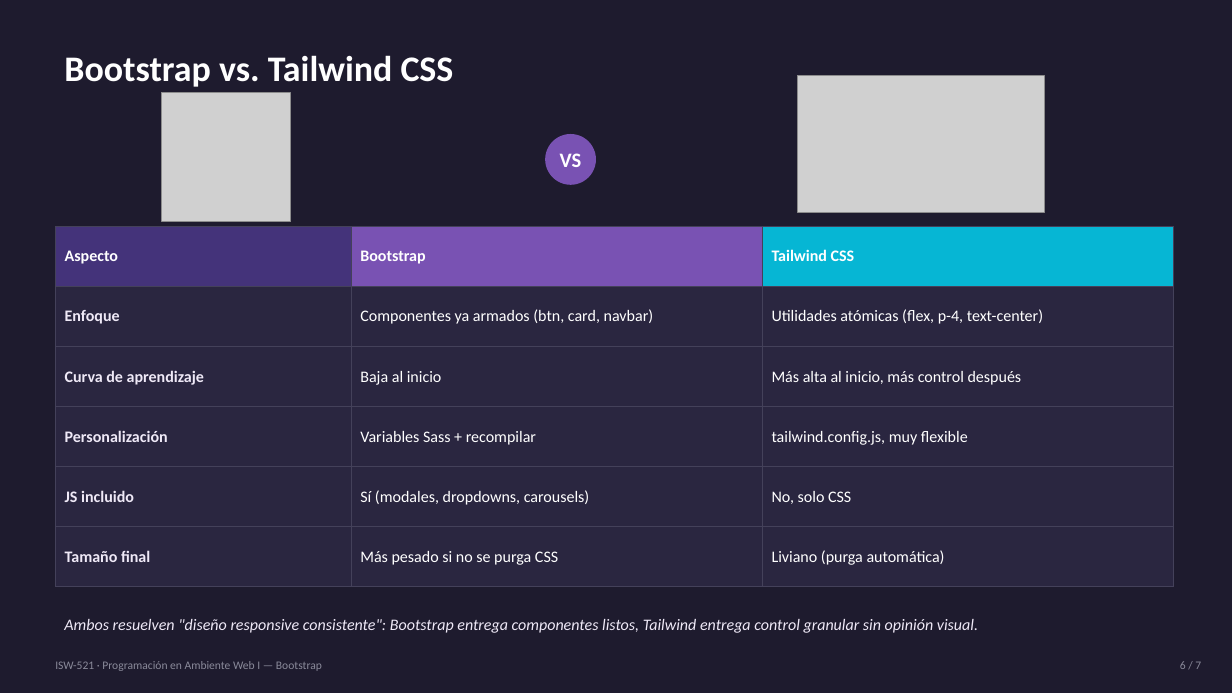
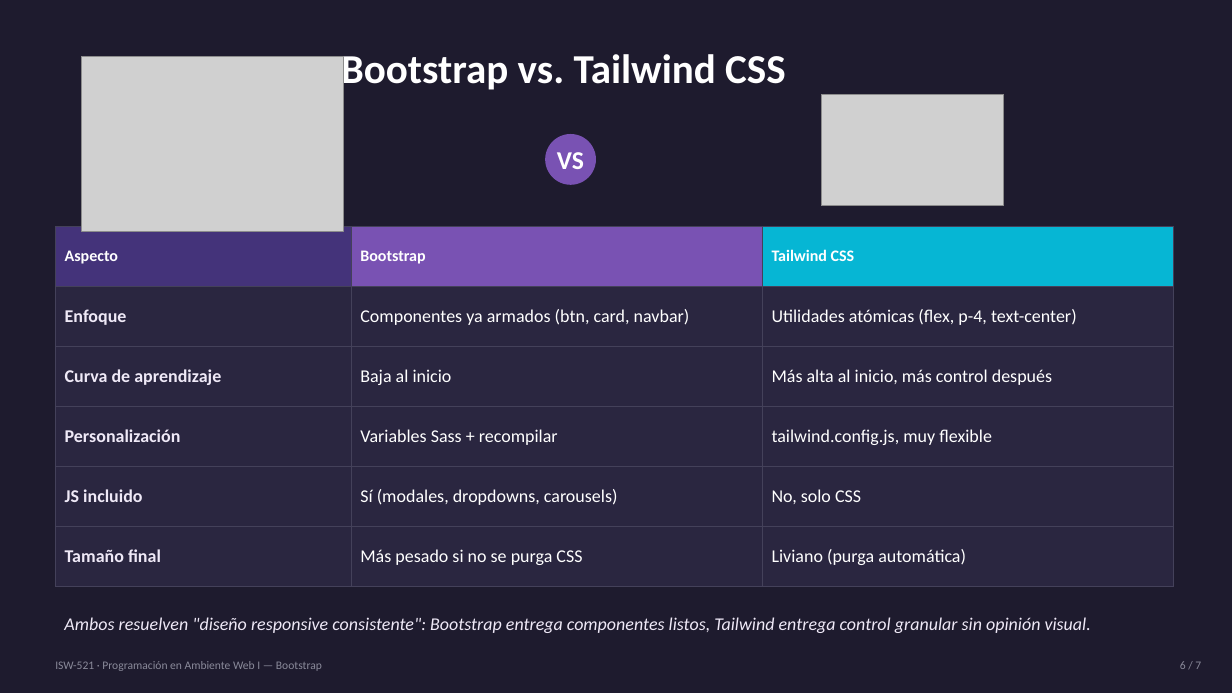
Before and after one commit to Ulisesrod/BootstrapExample, a slide deck: slide 6 of Bootstrap_Presentacion.pptx. Drawn at 1232x693 pixels with LibreOffice and Linux fonts; fonts in the diff are those of the drawing; grey boxes stand for pictures. Boxes give left, top, right and bottom in pixels: in the first picture for what was removed or moved away, otherwise in the second. Text is boxed around its words. In the diff, an @@ line names an element or a change of style, - is before the commit and + after.

```diff
--- a/Bootstrap_Presentacion.pptx
+++ b/Bootstrap_Presentacion.pptx
@@ text "Bootstrap vs. Tailwind CSS" at [341, 54, 785, 93]: size 28 to 32 pt; alignment left to centre @@
@@ picture added at [81, 57, 343, 232] @@
@@ picture removed at [162, 93, 290, 222] @@
@@ picture: place and size @@
-picture at [798, 76, 1044, 213]
+picture at [822, 94, 1004, 206]
@@ text "VS" at [557, 152, 584, 169]: size 16 to 20 pt @@
@@ table at [55, 226, 1174, 587] @@
@@ size 12.5 to 14 pt @@
@@ text "Ambos resuelven "diseño responsive consistente": ..." at [64, 617, 1091, 633]: size 12.5 to 14 pt @@
```
Also in this commit, not shown: 6 other slides changed, 1 other file.
